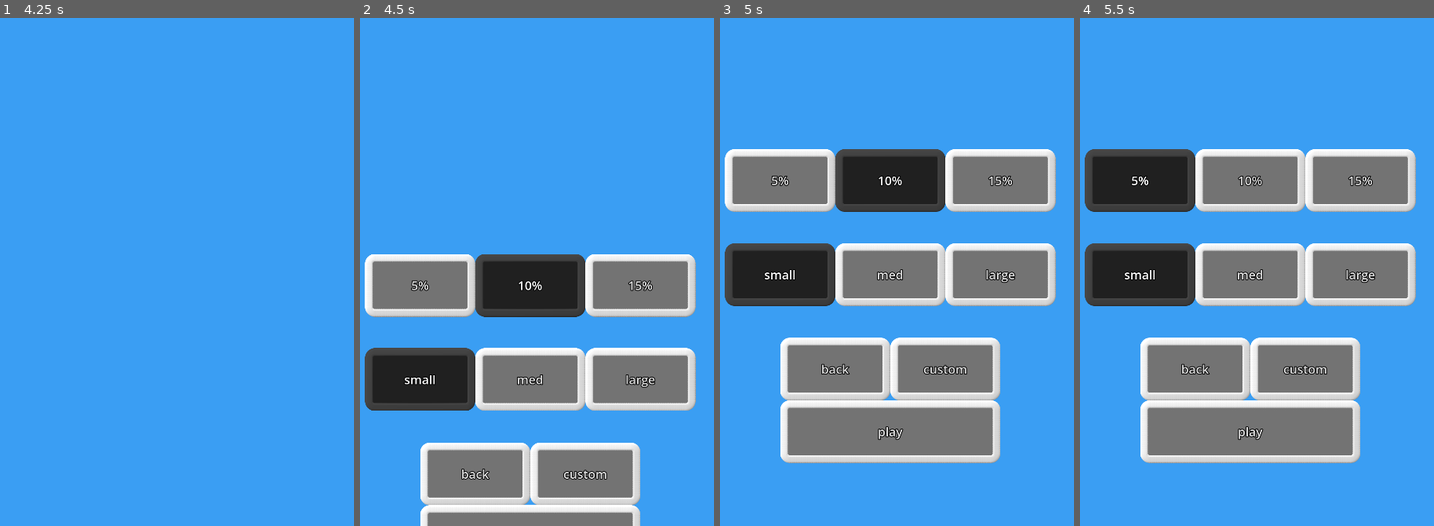
Above: before the commit, frames 1-4 (left to right).
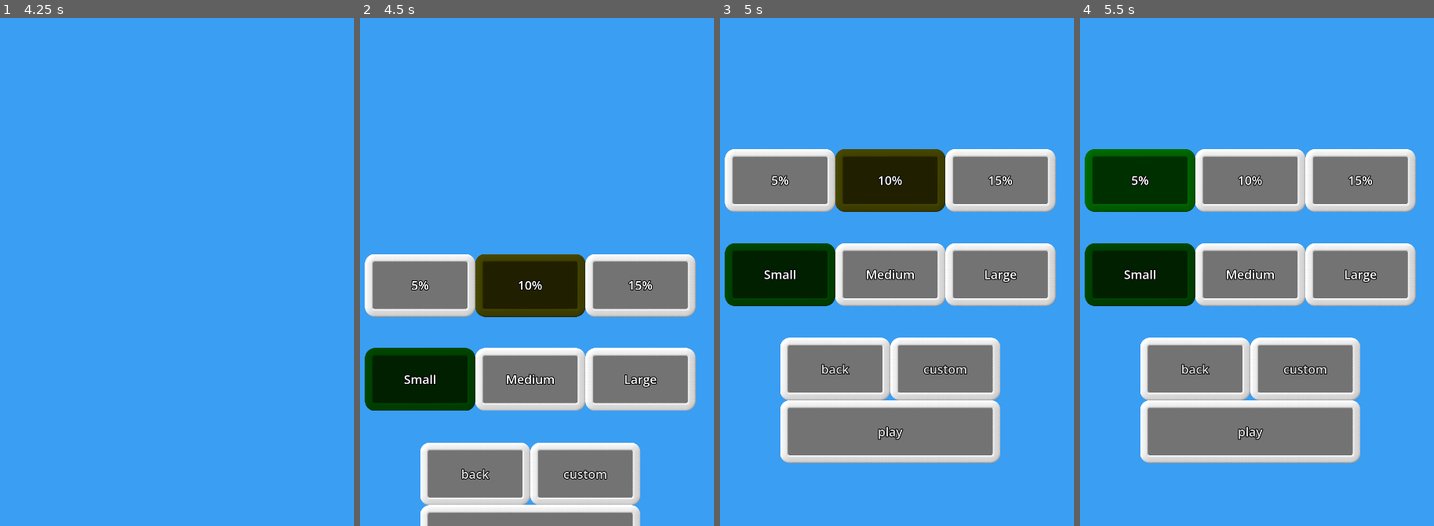
Above: after the commit, the same moments.

Repository: WalynC/sphereSweeperGodot
Game: Godot game, scene res://mainScenes/menu_scene.tscn
Same seed, same stepped clock (60 frames per second), same inputs: the game is played once before the commit and once after it. This scene is started directly instead of the project's main scene. Sound files missing from this copy of the repository are replaced by a short silence.
Inputs (mouse positions are in pixels of both pictures, inside the frame that each line leads up to):
- Up to frame 1 (4.25 s): click "options" at 0.5 s; tap Enter at 1.25 s; move the mouse to (251, 180) at 1.27 s; hold Down (scroll_down) 1.28-2 s; click (251, 180) at 1.42 s; click "back" at 2 s; drag from (95, 241) to (152, 338) at 2.77 s; click "new" at 3.5 s
- Up to frame 2 (4.5 s): tap Space at 4.25 s; move the mouse to (565, 73) at 4.27 s; hold Down (scroll_down) from 4.28 s (still down); click (565, 73) at 4.42 s
- Up to frame 3 (5 s): keep holding Down (scroll_down)
- Up to frame 4 (5.5 s): release Down (scroll_down) at 5 s; click "5%" at 5 s

Frame 1 is identical in both runs. In frame 2, 8.0% of the frame differs, in the area x 1-85%, y 46-78%; in frame 3, 8.0%; in frame 4, 8.0%, in the area x 1-85%, y 25-57%.

Commit message:
Basic game menu has colors for different difficulties

Diff:
--- a/scripts/NewGameBasicMenu.gd
+++ b/scripts/NewGameBasicMenu.gd
@@ -7,12 +7,18 @@
 @export var mainMenuUI:Control
 @export var customGameUI:Control
 
+var color = [Color.GREEN, Color.YELLOW, Color.RED]
+
 func enter_screen():
 	var tween = create_tween()
 	tween.tween_property(self, "position", Vector2(0,0),.5)
 	called = true
-	densities[(GameManager.density/5)-1].button_pressed = true
-	sizes[(GameManager.size-3)/2].button_pressed = true
+	var densVal = (GameManager.density/5)-1
+	var sizeVal = (GameManager.size-3)/2
+	densities[densVal].button_pressed = true
+	densities[densVal].self_modulate = color[densVal]
+	sizes[sizeVal].button_pressed = true
+	sizes[sizeVal].self_modulate = color[sizeVal]
 	called = false
 
 func exit_screen():
@@ -28,7 +34,9 @@
 	called = true
 	for i in range(0,3):
 		densities[i].button_pressed = false
-	densities[density].button_pressed = true
+		densities[i].self_modulate = Color.WHITE
+	#densities[density].button_pressed = true
+	densities[density].self_modulate = color[density]
 	called = false
 
 func _change_size(_toggle, boardSize):
@@ -38,7 +46,9 @@
 	called = true
 	for i in range(0,3):
 		sizes[i].button_pressed = false
-	sizes[boardSize].button_pressed = true
+		sizes[i].self_modulate = Color.WHITE
+	#sizes[boardSize].button_pressed = true
+	sizes[boardSize].self_modulate = color[boardSize]
 	called = false
 
 func _new_game_basic():
--- a/uiScenes/new_game_basic_menu.tscn
+++ b/uiScenes/new_game_basic_menu.tscn
@@ -25,7 +25,17 @@
 anchor_bottom = 0.5
 focus_mode = 0
 toggle_mode = true
+
+[node name="Label" type="Label" parent="5p"]
+layout_mode = 1
+anchors_preset = 15
+anchor_right = 1.0
+anchor_bottom = 1.0
+grow_horizontal = 2
+grow_vertical = 2
 text = "5%"
+horizontal_alignment = 1
+vertical_alignment = 1
 
 [node name="10p" type="Button" parent="."]
 layout_mode = 1
@@ -36,7 +46,17 @@
 anchor_bottom = 0.5
 focus_mode = 0
 toggle_mode = true
+
+[node name="Label" type="Label" parent="10p"]
+layout_mode = 1
+anchors_preset = 15
+anchor_right = 1.0
+anchor_bottom = 1.0
+grow_horizontal = 2
+grow_vertical = 2
 text = "10%"
+horizontal_alignment = 1
+vertical_alignment = 1
 
 [node name="15p" type="Button" parent="."]
 layout_mode = 1
@@ -47,7 +67,17 @@
 anchor_bottom = 0.5
 focus_mode = 0
 toggle_mode = true
+
+[node name="Label" type="Label" parent="15p"]
+layout_mode = 1
+anchors_preset = 15
+anchor_right = 1.0
+anchor_bottom = 1.0
+grow_horizontal = 2
+grow_vertical = 2
 text = "15%"
+horizontal_alignment = 1
+vertical_alignment = 1
 
 [node name="sm" type="Button" parent="."]
 layout_mode = 1
@@ -58,7 +88,17 @@
 anchor_bottom = 0.65
 focus_mode = 0
 toggle_mode = true
-text = "small"
+
+[node name="Label" type="Label" parent="sm"]
+layout_mode = 1
+anchors_preset = 15
+anchor_right = 1.0
+anchor_bottom = 1.0
+grow_horizontal = 2
+grow_vertical = 2
+text = "Small"
+horizontal_alignment = 1
+vertical_alignment = 1
 
 [node name="me" type="Button" parent="."]
 layout_mode = 1
@@ -69,7 +109,17 @@
 anchor_bottom = 0.65
 focus_mode = 0
 toggle_mode = true
-text = "med"
+
+[node name="Label" type="Label" parent="me"]
+layout_mode = 1
+anchors_preset = 15
+anchor_right = 1.0
+anchor_bottom = 1.0
+grow_horizontal = 2
+grow_vertical = 2
+text = "Medium"
+horizontal_alignment = 1
+vertical_alignment = 1
 
 [node name="la" type="Button" parent="."]
 layout_mode = 1
@@ -80,7 +130,17 @@
 anchor_bottom = 0.65
 focus_mode = 0
 toggle_mode = true
-text = "large"
+
+[node name="Label" type="Label" parent="la"]
+layout_mode = 1
+anchors_preset = 15
+anchor_right = 1.0
+anchor_bottom = 1.0
+grow_horizontal = 2
+grow_vertical = 2
+text = "Large"
+horizontal_alignment = 1
+vertical_alignment = 1
 
 [node name="back" type="Button" parent="."]
 layout_mode = 1
